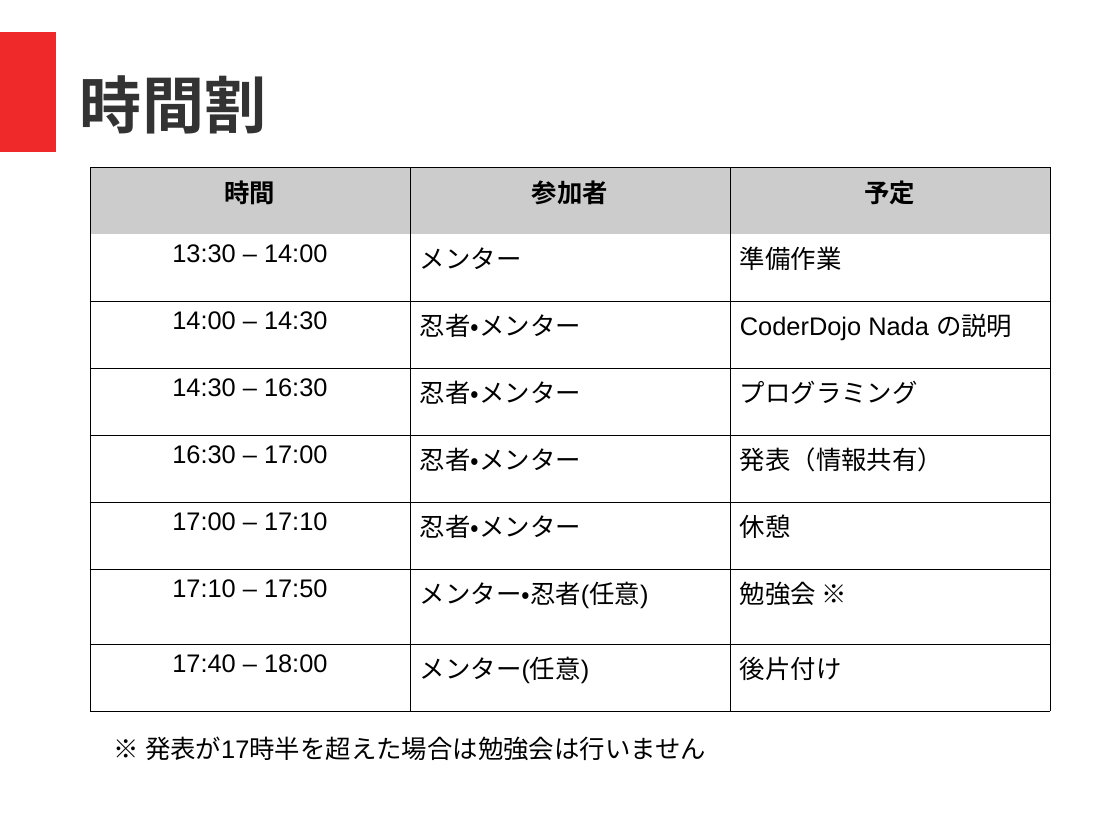
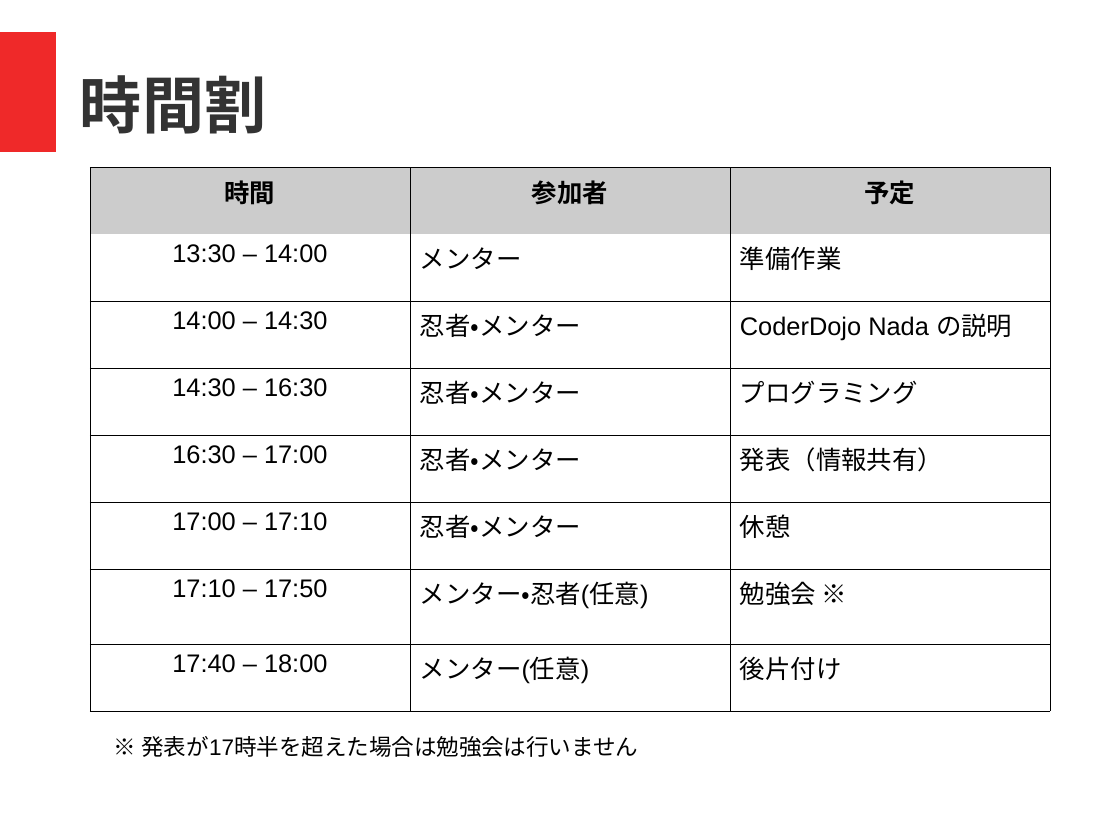
Before and after one commit to coderdojo-nada/resource, a slide deck: slide 7 of guide/coderdojo-nada紹介.odp. Drawn at 1120x840 pixels with LibreOffice and Linux fonts; fonts in the diff are those of the drawing. Boxes give left, top, right and bottom in pixels: in the first picture for what was removed or moved away, otherwise in the second. Text is boxed around its words. In the diff, an @@ line names an element or a change of style, - is before the commit and + after.

```diff
--- a/guide/coderdojo-nada紹介.odp
+++ b/guide/coderdojo-nada紹介.odp
@@ text "※ 発表が17時半を超えた場合は勉強会は行いません" at (x1=141, y1=736, x2=638, y2=757): size 18 to 16 pt @@
```
Also in this commit, not shown: 3 other slides changed.
